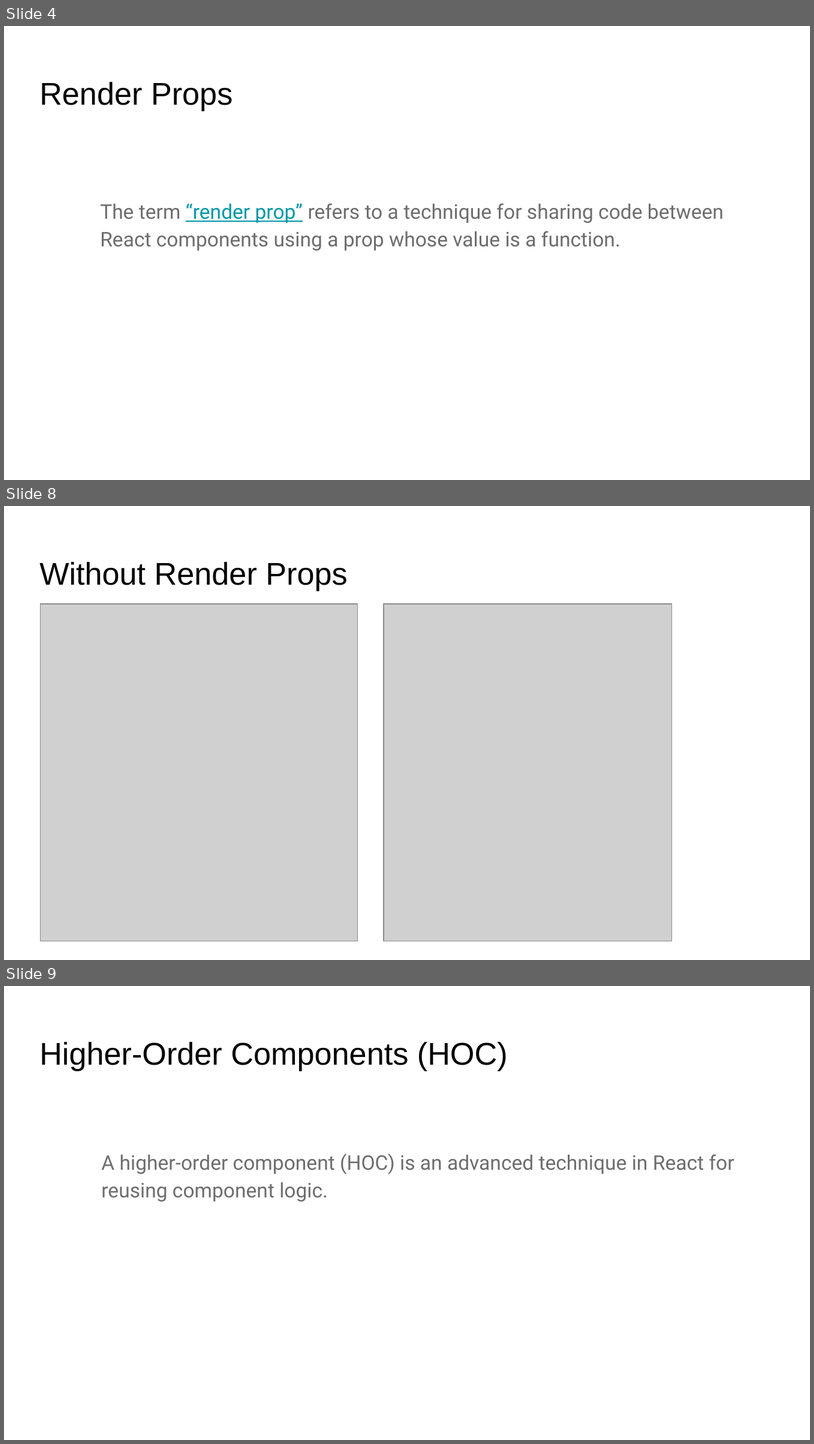
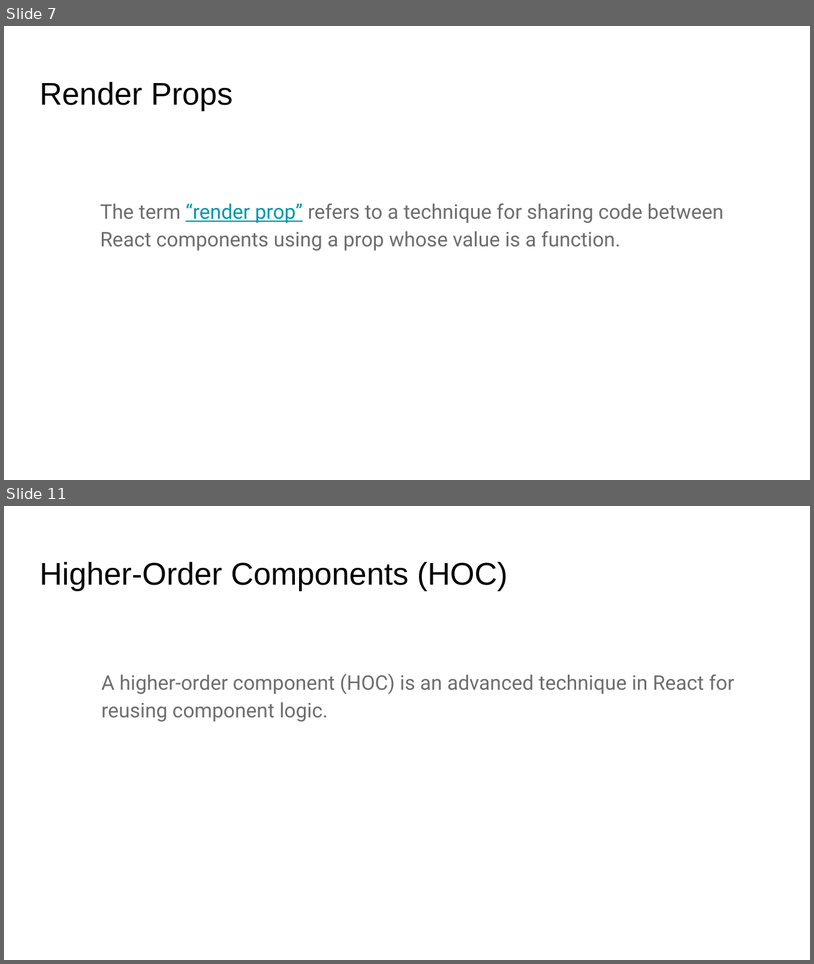
Before and after one commit to ridoansaleh/sharing-business-logic, a slide deck: docs/Sharing Common Logic Between Components.pptx. Shown one above the other, each under a label of ours: slides 4, 8 and 9 before the commit, slides 7 and 11 after it; the slides between them are not shown. The pictures are 814x1444 and 814x964 pixels, drawn with LibreOffice and Linux fonts; fonts in the diff are those of the drawing; grey boxes stand for pictures. Boxes give left, top, right and bottom in pixels: in the first picture for what was removed or moved away, otherwise in the second. Text is boxed around its words. In the diff, an @@ line names an element or a change of style, - is before the commit and + after.

Commit message:
update docs and add children props (#2)

```diff
--- a/docs/Sharing Common Logic Between Components.pptx
+++ b/docs/Sharing Common Logic Between Components.pptx
@@ slide 8 removed at [4, 506, 810, 960], background #FFFFFF @@
@@ title removed at [39, 562, 347, 591] @@
-Without Render Props
@@ picture removed at [40, 604, 358, 940] @@
@@ picture removed at [384, 604, 672, 940] @@
@@ what was slide 4 is now slide 7 @@
@@ what was slide 9 is now slide 11 @@
```
Also in this commit, not shown: 7 slides changed, 6 slides added, 3 other slides removed, 7 other files.
